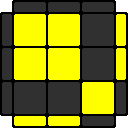
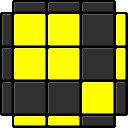
Revision of a layered 128 × 128 image; what changed, layer by layer:
painted on "color" over [2, 2, 126, 126]
